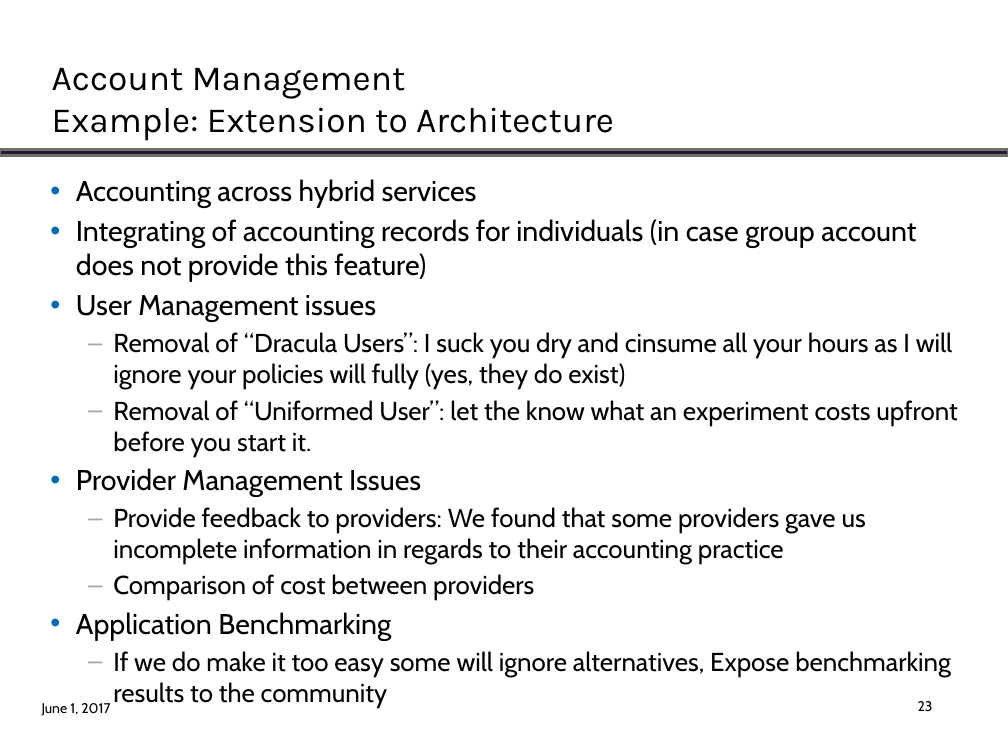
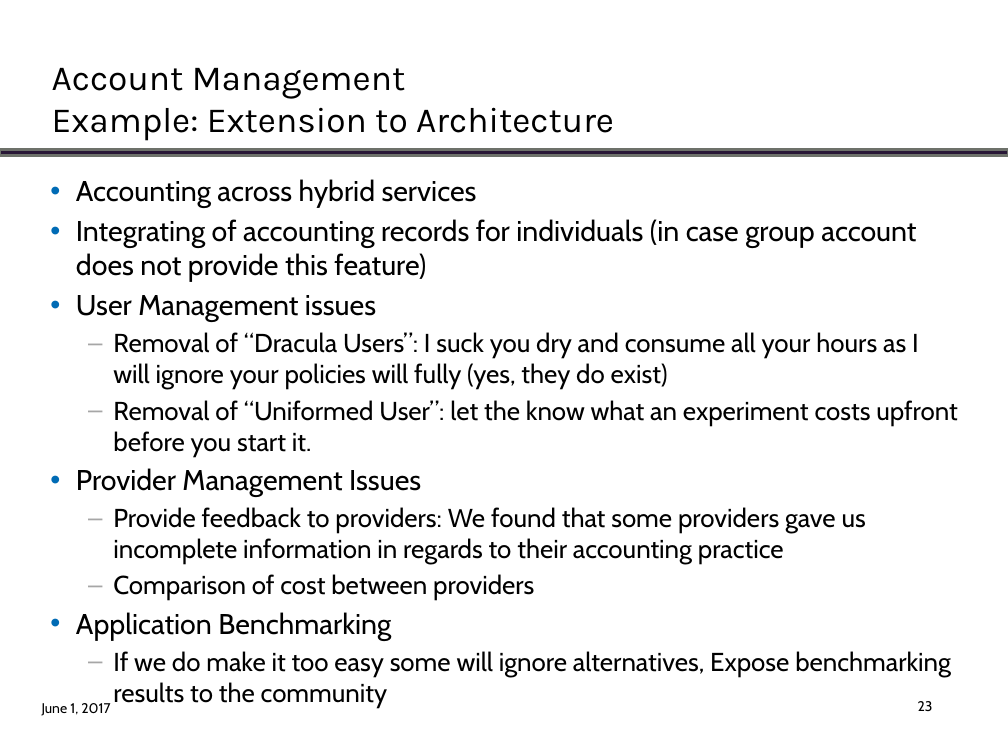
Before and after one commit to cloudmesh/eve, a slide deck: slide 23 of docs/NBDPWG-vol8.pptx. Drawn at 1008x756 pixels with LibreOffice and Linux fonts; fonts in the diff are those of the drawing; background and template pictures are left out. Boxes give left, top, right and bottom in pixels: in the first picture for what was removed or moved away, otherwise in the second. Text is boxed around its words. In the diff, an @@ line names an element or a change of style, - is before the commit and + after.

```diff
--- a/docs/NBDPWG-vol8.pptx
+++ b/docs/NBDPWG-vol8.pptx
@@ text at [113, 332, 919, 389]: text changed @@
-  – Removal of “Dracula Users”: I suck you dry and cinsume all your hours as I will ignore your policies will fully (yes, they do exist)
+  – Removal of “Dracula Users”: I suck you dry and consume all your hours as I will ignore your policies will fully (yes, they do exist)
```
Also in this commit, not shown: 8 other files.
